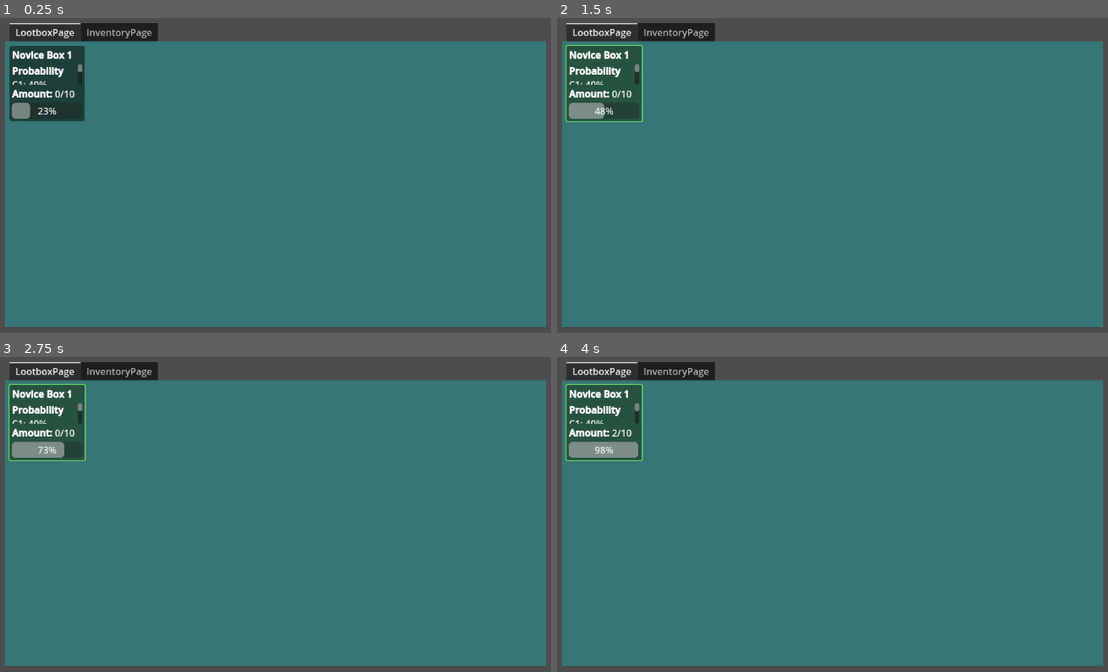
Above: before the commit, frames 1-4 (two rows, left to right).
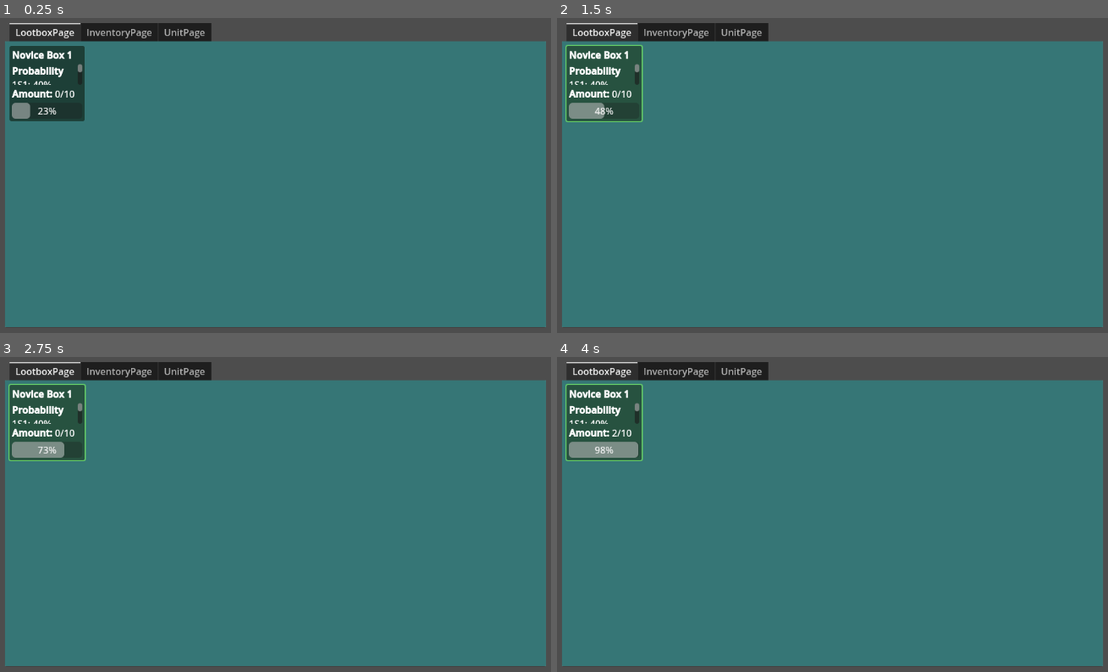
Above: after the commit, the same moments.

Repository: Wayl123/Inf-Army
Game: Godot game, scene res://scene/game_interface.tscn
The game is run twice, just before and just after one commit, with the same random seed, the same clock (stepped at 60 frames per second) and the same inputs.
Inputs (mouse positions are in pixels of both pictures, inside the frame that each line leads up to):
- Up to frame 1 (0.25 s): no input
- Up to frame 2 (1.5 s): click (606, 84) at 0.5 s; click (606, 84) at 1.25 s
- Up to frame 3 (2.75 s): click (49, 423) at 2 s
- Up to frame 4 (4 s): no input

The runs differ from the first frame. In frame 1, 0.6% of the frame differs, in the area x 2-39%, y 1-22%; in frame 2, 0.6%; in frame 3, 0.6%; in frame 4, 0.6%.

Commit message:
Working normal unit display, will keep track of normal unit gotten from lootbox

Diff:
--- /dev/null
+++ b/scene/hero_list.tscn
@@ -0,0 +1,8 @@
+[gd_scene load_steps=2 format=3 uid="uid://cm736vhs5rxx6"]
+
+[ext_resource type="Script" path="res://script/HeroList.gd" id="1_ewve8"]
+
+[node name="HeroList" type="VBoxContainer"]
+offset_right = 40.0
+offset_bottom = 40.0
+script = ExtResource("1_ewve8")
--- a/scene/inventory_page.tscn
+++ b/scene/inventory_page.tscn
@@ -3,10 +3,19 @@
 [ext_resource type="Script" path="res://script/InventoryPage.gd" id="1_dfefi"]
 
 [node name="InventoryPage" type="PanelContainer" groups=["Inventory"]]
+anchors_preset = 15
+anchor_right = 1.0
+anchor_bottom = 1.0
+grow_horizontal = 2
+grow_vertical = 2
 script = ExtResource("1_dfefi")
 
 [node name="InventoryMargin" type="MarginContainer" parent="."]
 layout_mode = 2
+theme_override_constants/margin_left = 8
+theme_override_constants/margin_top = 8
+theme_override_constants/margin_right = 8
+theme_override_constants/margin_bottom = 8
 
 [node name="InventoryList" type="HFlowContainer" parent="InventoryMargin"]
 unique_name_in_owner = true
--- a/scene/lootbox_page.tscn
+++ b/scene/lootbox_page.tscn
@@ -6,8 +6,11 @@
 bg_color = Color(0.247059, 0.74902, 0.74902, 0.498039)
 
 [node name="LootboxPage" type="PanelContainer"]
-offset_right = 40.0
-offset_bottom = 40.0
+anchors_preset = 15
+anchor_right = 1.0
+anchor_bottom = 1.0
+grow_horizontal = 2
+grow_vertical = 2
 theme_override_styles/panel = SubResource("StyleBoxFlat_xhvws")
 script = ExtResource("1_ejakl")
 
--- /dev/null
+++ b/scene/normal_unit.tscn
@@ -0,0 +1,90 @@
+[gd_scene load_steps=6 format=3 uid="uid://c1pamxjlv445v"]
+
+[ext_resource type="Script" path="res://script/NormalUnit.gd" id="1_3piwl"]
+
+[sub_resource type="StyleBoxFlat" id="StyleBoxFlat_61x0t"]
+bg_color = Color(0.6, 0.6, 0.6, 0)
+border_width_left = 2
+border_width_top = 2
+border_width_right = 1
+border_width_bottom = 2
+border_color = Color(0, 0, 0, 1)
+
+[sub_resource type="StyleBoxFlat" id="StyleBoxFlat_1brvi"]
+bg_color = Color(0.6, 0.6, 0.6, 0)
+border_width_left = 1
+border_width_top = 2
+border_width_right = 1
+border_width_bottom = 2
+border_color = Color(0, 0, 0, 1)
+
+[sub_resource type="StyleBoxFlat" id="StyleBoxFlat_deiy1"]
+bg_color = Color(0.6, 0.6, 0.6, 0)
+border_width_left = 1
+border_width_top = 2
+border_width_right = 1
+border_width_bottom = 2
+border_color = Color(0, 0, 0, 1)
+
+[sub_resource type="StyleBoxFlat" id="StyleBoxFlat_3dukj"]
+bg_color = Color(0.6, 0.6, 0.6, 0)
+border_width_left = 1
+border_width_top = 2
+border_width_right = 2
+border_width_bottom = 2
+border_color = Color(0, 0, 0, 1)
+
+[node name="NormalUnit" type="HBoxContainer"]
+custom_minimum_size = Vector2(0, 32)
+anchors_preset = 10
+anchor_right = 1.0
+offset_bottom = 32.0
+grow_horizontal = 2
+size_flags_horizontal = 3
+size_flags_vertical = 0
+theme_override_constants/separation = 0
+script = ExtResource("1_3piwl")
+
+[node name="NameBorder" type="PanelContainer" parent="."]
+layout_mode = 2
+size_flags_horizontal = 3
+theme_override_styles/panel = SubResource("StyleBoxFlat_61x0t")
+
+[node name="Name" type="RichTextLabel" parent="NameBorder"]
+unique_name_in_owner = true
+layout_mode = 2
+size_flags_horizontal = 3
+bbcode_enabled = true
+
+[node name="AmountBorder" type="PanelContainer" parent="."]
+layout_mode = 2
+size_flags_horizontal = 3
+theme_override_styles/panel = SubResource("StyleBoxFlat_1brvi")
+
+[node name="Amount" type="RichTextLabel" parent="AmountBorder"]
+unique_name_in_owner = true
+layout_mode = 2
+size_flags_horizontal = 3
+bbcode_enabled = true
+
+[node name="PowerBorder" type="PanelContainer" parent="."]
+layout_mode = 2
+size_flags_horizontal = 3
+theme_override_styles/panel = SubResource("StyleBoxFlat_deiy1")
+
+[node name="Power" type="RichTextLabel" parent="PowerBorder"]
+unique_name_in_owner = true
+layout_mode = 2
+size_flags_horizontal = 3
+bbcode_enabled = true
+
+[node name="TotalBorder" type="PanelContainer" parent="."]
+layout_mode = 2
+size_flags_horizontal = 3
+theme_override_styles/panel = SubResource("StyleBoxFlat_3dukj")
+
+[node name="Total" type="RichTextLabel" parent="TotalBorder"]
+unique_name_in_owner = true
+layout_mode = 2
+size_flags_horizontal = 3
+bbcode_enabled = true
--- /dev/null
+++ b/scene/normal_unit_list.tscn
@@ -0,0 +1,31 @@
+[gd_scene load_steps=3 format=3 uid="uid://bbnu63cmfrit4"]
+
+[ext_resource type="Script" path="res://script/NormalUnitList.gd" id="1_llgvf"]
+[ext_resource type="PackedScene" uid="uid://c1pamxjlv445v" path="res://scene/normal_unit.tscn" id="2_b3a4d"]
+
+[node name="NormalUnitList" type="VBoxContainer"]
+anchors_preset = 15
+anchor_right = 1.0
+anchor_bottom = 1.0
+grow_horizontal = 2
+grow_vertical = 2
+size_flags_horizontal = 3
+script = ExtResource("1_llgvf")
+
+[node name="Title" parent="." instance=ExtResource("2_b3a4d")]
+layout_mode = 2
+size_flags_vertical = 1
+
+[node name="Name" parent="Title/NameBorder" index="0"]
+text = "[center][b]Name[/b][/center]"
+
+[node name="Amount" parent="Title/AmountBorder" index="0"]
+text = "[center][b]Amount[/b][/center]"
+
+[node name="Power" parent="Title/PowerBorder" index="0"]
+text = "[center][b]Power[/b][/center]"
+
+[node name="Total" parent="Title/TotalBorder" index="0"]
+text = "[center][b]Total Power[/b][/center]"
+
+[editable path="Title"]
--- a/scene/page_tab.tscn
+++ b/scene/page_tab.tscn
@@ -1,14 +1,15 @@
-[gd_scene load_steps=4 format=3 uid="uid://im34kmqserum"]
+[gd_scene load_steps=5 format=3 uid="uid://im34kmqserum"]
 
 [ext_resource type="PackedScene" uid="uid://mo8l4nyp4n1e" path="res://scene/lootbox_page.tscn" id="1_7v5ko"]
 [ext_resource type="Script" path="res://script/Tabs.gd" id="1_dtb2c"]
 [ext_resource type="PackedScene" uid="uid://d2sjtbomxp0wk" path="res://scene/inventory_page.tscn" id="3_r7rac"]
+[ext_resource type="PackedScene" uid="uid://dhys67yf1mr86" path="res://scene/unit_page.tscn" id="4_oihgv"]
 
 [node name="PageTab" type="Node2D"]
 
 [node name="Tabs" type="TabContainer" parent="."]
-offset_right = 16.0
-offset_bottom = 47.0
+offset_right = 1152.0
+offset_bottom = 648.0
 script = ExtResource("1_dtb2c")
 
 [node name="LootboxPage" parent="Tabs" instance=ExtResource("1_7v5ko")]
@@ -17,3 +18,7 @@
 [node name="InventoryPage" parent="Tabs" instance=ExtResource("3_r7rac")]
 visible = false
 layout_mode = 2
+
+[node name="UnitPage" parent="Tabs" instance=ExtResource("4_oihgv")]
+visible = false
+layout_mode = 2
--- /dev/null
+++ b/scene/unit_page.tscn
@@ -0,0 +1,32 @@
+[gd_scene load_steps=4 format=3 uid="uid://dhys67yf1mr86"]
+
+[ext_resource type="PackedScene" uid="uid://bbnu63cmfrit4" path="res://scene/normal_unit_list.tscn" id="1_3bjo8"]
+[ext_resource type="Script" path="res://script/UnitPage.gd" id="1_rl4kt"]
+[ext_resource type="PackedScene" uid="uid://cm736vhs5rxx6" path="res://scene/hero_list.tscn" id="2_rm4um"]
+
+[node name="UnitPage" type="PanelContainer" groups=["UnitInventory"]]
+anchors_preset = 15
+anchor_right = 1.0
+anchor_bottom = 1.0
+grow_horizontal = 2
+grow_vertical = 2
+script = ExtResource("1_rl4kt")
+
+[node name="UnitMargin" type="MarginContainer" parent="."]
+layout_mode = 2
+theme_override_constants/margin_left = 8
+theme_override_constants/margin_top = 8
+theme_override_constants/margin_right = 8
+theme_override_constants/margin_bottom = 8
+
+[node name="Separator" type="HBoxContainer" parent="UnitMargin"]
+layout_mode = 2
+
+[node name="HeroList" parent="UnitMargin/Separator" instance=ExtResource("2_rm4um")]
+unique_name_in_owner = true
+layout_mode = 2
+size_flags_horizontal = 3
+
+[node name="NormalUnitList" parent="UnitMargin/Separator" instance=ExtResource("1_3bjo8")]
+unique_name_in_owner = true
+layout_mode = 2
--- a/script/AttributeDisplayInventory.gd
+++ b/script/AttributeDisplayInventory.gd
@@ -1,9 +1,6 @@
 extends "res://script/AttributeDisplay.gd"
 
 @onready var amount = %Amount
-@onready var open1Button = %Open1
-@onready var open10Button = %Open10
-@onready var openAllButton = %OpenAll
 
 func set_display(pData : Dictionary) -> void:
 	super(pData)
@@ -13,6 +10,3 @@
 
 func update_stored_amount(pAmount : int) -> void:
 	amount.text = str("[b]Amount: [/b]", pAmount)
-
-func open_box(pAmount : int, pStack : bool) -> void:
-	pass
--- a/script/GameInterface.gd
+++ b/script/GameInterface.gd
@@ -4,7 +4,9 @@
 var PAGETAB = preload("res://scene/page_tab.tscn")
 
 var lootboxGenListPath = "res://script/LootboxGeneratorTemplate.json"
+var unitStatListPath = "res://script/UnitStat.json"
 var lootboxGenData = {}
+var unitStatData = {}
 
 func _ready() -> void:
 	_load_all_data()
@@ -27,6 +29,10 @@
 
 func _load_all_data() -> void:
 	lootboxGenData = _load_json_file(lootboxGenListPath)
+	unitStatData = _load_json_file(unitStatListPath)
 
 func get_lootbox_gen_data_copy(pId : String) -> Dictionary:
 	return lootboxGenData[pId].duplicate(true)
+
+func get_unit_stat_data_copy(pId : String) -> Dictionary:
+	return unitStatData[pId].duplicate(true)
--- /dev/null
+++ b/script/HeroList.gd
@@ -0,0 +1,4 @@
+extends VBoxContainer
+
+func add_unit(pUnits : Dictionary) -> void:
+	pass
--- a/script/InventoryPage.gd
+++ b/script/InventoryPage.gd
@@ -11,7 +11,7 @@
 		if not itemContent.has(pId):
 			var lootboxItem = LOOTBOXITEM.instantiate()
 
-			lootboxItem.data = pData
+			lootboxItem.lootboxData = pData
 			inventoryList.add_child(lootboxItem)
 			lootboxItem.update_stored_amount(pAmount)
 
--- a/script/LootboxGeneratorTemplate.json
+++ b/script/LootboxGeneratorTemplate.json
@@ -2,12 +2,12 @@
 	"A1": {
 		"Name": "Novice Box 1",
 		"Prob": {
-			"C1": 0.40,
-			"C2": 0.40,
-			"U1": 0.10,
-			"U2": 0.09,
-			"R1": 0.009,
-			"HR1": 0.001
+			"1S1": 0.40,
+			"1S2": 0.40,
+			"2S1": 0.10,
+			"2S2": 0.09,
+			"3S1": 0.009,
+			"H3S1": 0.001
 		},
 		"GenTime": 1.0,
 		"HoldCap": 10
--- a/script/LootboxItem.gd
+++ b/script/LootboxItem.gd
@@ -1,30 +1,49 @@
 extends PanelContainer
 
 @onready var globalData = get_tree().get_first_node_in_group("GlobalData")
+@onready var unitInventory = get_tree().get_first_node_in_group("UnitInventory")
 
 @onready var display = %AttributeDisplay
 @onready var open1Button = %Open1
 @onready var open10Button = %Open10
 @onready var openAllButton = %OpenAll
 
-var data = {}
+var lootboxData = {}
 var storedAmount = 0
+var rng = RandomNumberGenerator.new()
 
 func _ready() -> void:
 	open1Button.connect("pressed", Callable(self, "update_stored_amount").bind(-1))
 	open10Button.connect("pressed", Callable(self, "update_stored_amount").bind(-10))
 	openAllButton.connect("pressed", Callable(self, "update_stored_amount"))
 
-	display.set_display(data)
+	display.set_display(lootboxData)
 
 func update_stored_amount(pAmount : int = -storedAmount) -> void:
 	storedAmount += pAmount
 	display.update_stored_amount(storedAmount)
 
 	if pAmount < 0:
-		display.open_box(pAmount, pAmount < -10)
+		_open_box(abs(pAmount))
 
 	if storedAmount < 10:
 		open10Button.disabled = true
 	else:
 		open10Button.disabled = false
+
+func _open_box(pAmount : int) -> void:
+	var output = {}
+	for i in range(pAmount):
+		var roll = rng.randf()
+		for itemKey in lootboxData["Prob"]:
+			roll -= lootboxData["Prob"][itemKey]
+			if roll < 0:
+				if not output.has(itemKey):
+					output[itemKey] = 0
+				output[itemKey] += 1
+				break
+
+	_display_unit_get(output)
+
+func _display_unit_get(pUnits : Dictionary) -> void:
+	unitInventory.add_unit(pUnits)
--- /dev/null
+++ b/script/NormalUnit.gd
@@ -0,0 +1,25 @@
+extends HBoxContainer
+
+@onready var unitName = %Name
+@onready var unitAmount = %Amount
+@onready var unitPower = %Power
+@onready var unitTotal = %Total
+
+var unitData = {}
+
+func _display_data() -> void:
+	unitName.text = str("[center]", unitData["Name"], "[/center]")
+	unitAmount.text = str("[right]", unitData["Amount"], "[/right]")
+	unitPower.text = str("[right]", unitData["Power"], "[/right]")
+	unitTotal.text = str("[right]", unitData["Amount"] * unitData["Power"], "[/right]")
+
+func set_data(pUnit : Dictionary) -> void:
+	unitData = pUnit
+	unitData["Amount"] = 0
+
+	_display_data()
+
+func add_amount(pAmount : int) -> void:
+	unitData["Amount"] += pAmount
+
+	_display_data()
--- /dev/null
+++ b/script/NormalUnitList.gd
@@ -0,0 +1,37 @@
+extends VBoxContainer
+
+@onready var globalData = get_tree().get_first_node_in_group("GlobalData")
+
+var NORMALUNIT = preload("res://scene/normal_unit.tscn")
+
+var unitsData = {}
+
+func add_unit(pUnits : Dictionary) -> void:
+	for unit in pUnits:
+		if unitsData.has(unit):
+			unitsData[unit].add_amount(pUnits[unit])
+		else:
+			var normalUnit = NORMALUNIT.instantiate()
+			var index = 1
+			var spotFound = false
+			var splitUnitName = unit.split("S")
+
+			while (index < get_child_count() and not spotFound):
+				#All hero unit should not be sent here so those don't need to be considered
+				var splitNodeName = get_child(index).name.split("S")
+
+				#Move index if the node at current position is of higher rarity or same rarity but higher id
+				if int(splitUnitName[0]) > int(splitNodeName[0]) or (int(splitUnitName[0]) == int(splitNodeName[0]) and int(splitUnitName[1]) > int(splitNodeName[1])):
+					spotFound = true
+				else:
+					index += 1
+
+			add_child(normalUnit)
+			move_child(normalUnit, index)
+
+			normalUnit.set_data(globalData.get_unit_stat_data_copy(unit))
+			normalUnit.add_amount(pUnits[unit])
+
+			normalUnit.name = unit
+
+			unitsData[unit] = normalUnit
--- /dev/null
+++ b/script/UnitPage.gd
@@ -0,0 +1,19 @@
+extends PanelContainer
+
+@onready var heroList = %HeroList
+@onready var normalUnitList = %NormalUnitList
+
+func add_unit(pUnits : Dictionary) -> void:
+	var heroUnits = {}
+	var normalUnits = {}
+
+	for unit in pUnits:
+		if unit.begins_with("H"):
+			heroUnits[unit] = pUnits[unit]
+		else:
+			normalUnits[unit] = pUnits[unit]
+
+	print_debug(pUnits)
+
+	heroList.add_unit(heroUnits)
+	normalUnitList.add_unit(normalUnits)
--- /dev/null
+++ b/script/UnitStat.json
@@ -0,0 +1,29 @@
+{
+	"1S1": {
+		"Name": "Peasant",
+		"Power": 1
+	},
+	"1S2": {
+		"Name": "Chicken",
+		"Power": 1
+	},
+	"2S1": {
+		"Name": "Farmer",
+		"Power": 3
+	},
+	"2S2": {
+		"Name": "Horse",
+		"Power": 3
+	},
+	"3S1": {
+		"Name": "Guard",
+		"Power": 10
+	},
+	"H3S1": {
+		"Name": "NoobHero",
+		"MaxLevel": 10,
+		"LevelPower": 3,
+		"ExpBase": 10,
+		"ExpScale": 1.5
+	}
+}
